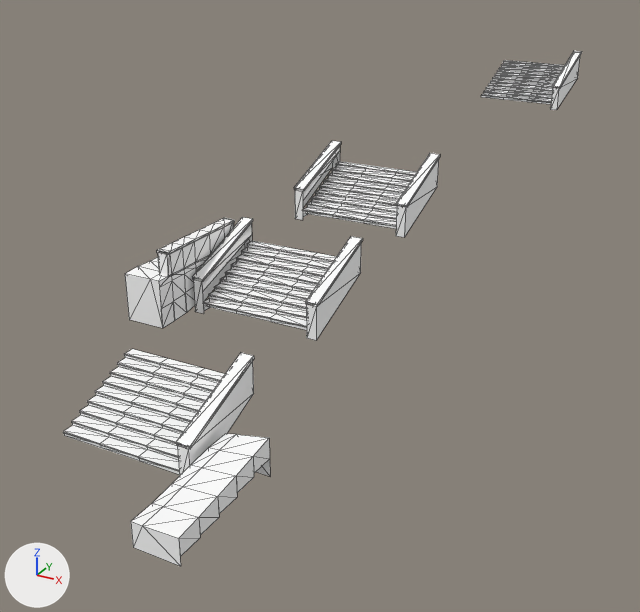
Two versions of the glTF model games/yorimichi/assets/belmonte/meshes/SM_BM_BC_Works_2_1.glb, one commit apart.
The view is the same before and after, from a camera (50 mm lens) standing at (46.8, -157.4, -4.6) and looking at (28.2, -123.6, -21.5). Lighting does not change. The marker at lower left points along +X, +Y and +Z. The first picture is the older version. Mesh edges are drawn as thin lines. Vertices at exactly the same position are counted once.

Objects in the first picture: 'SM_BM_BC_Works_2_1'.
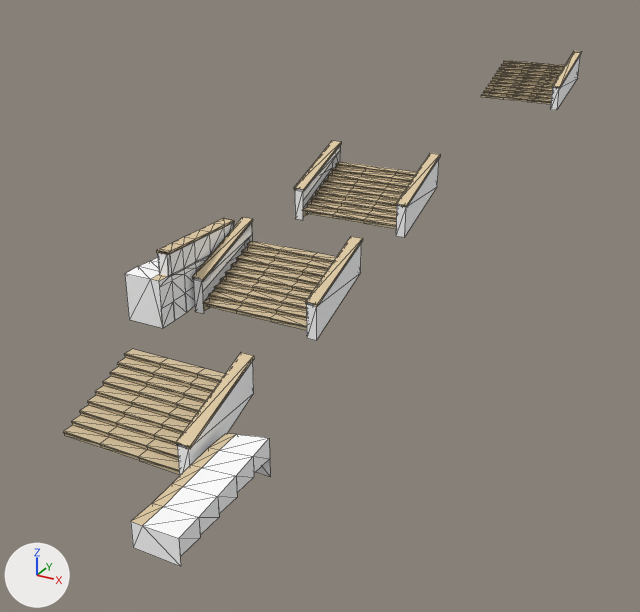
What differs and where, as boxes (x1, y1, x2, y2) in the pictures (640 x 612 px):
part 1 of me_sm_bc_works_2_1, recoloured: (63, 51, 582, 526) in both
part 2 of me_sm_bc_works_2_1, edited (looks the same): (125, 54, 581, 566) in both

Edits to the bpy script that builds the scene:
```text
Change me_sm_bc_works_2_1:
    where me_sm_bc_works_2_1.from_pydata(...)  # 1058 vertices, 1320 faces; spans x 25.4..34.5, y -142.8..-97.5, z -20.3..-12.5
    used by ob_sm_bm_bc_works_2_1; location = (0.0, 0.0, 0.0)
    me_sm_bc_works_2_1 part 1: 1140 faces centred in x 26.6..33.2, y -142.5..-97.7, z -20.1..-13.1 are repainted in the vertex colours; the middle colour goes from white #ffffff to beige #cfbc98
    me_sm_bc_works_2_1 part 2: 165 faces centred in x 25.4..34.1, y -142.8..-97.7, z -20.0..-13.1 are repainted in the vertex colours; the middle colour stays white #ffffff
```
